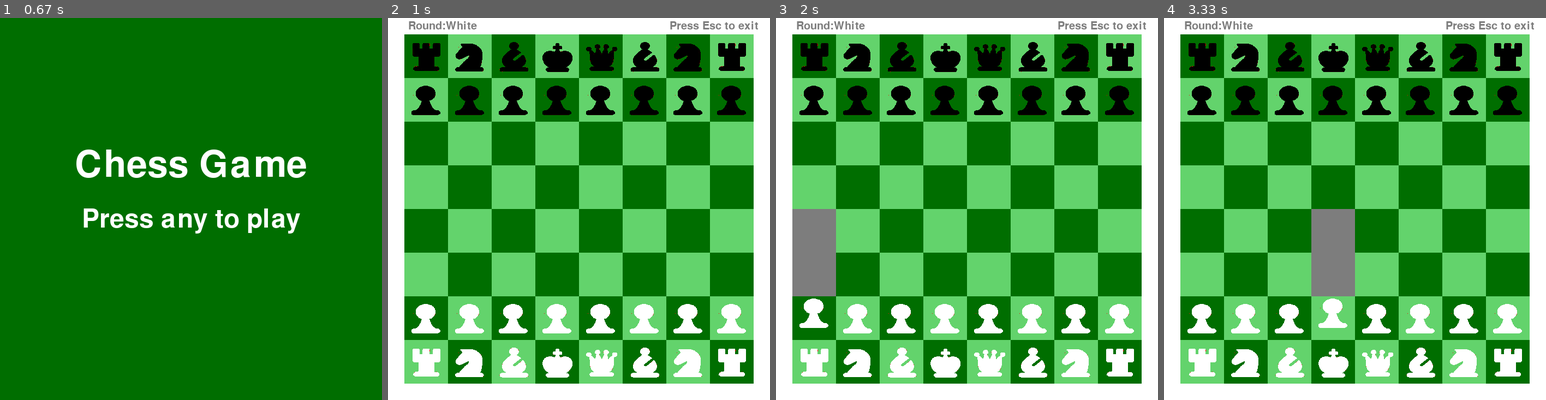
Above: before the commit, frames 1-4 (left to right).
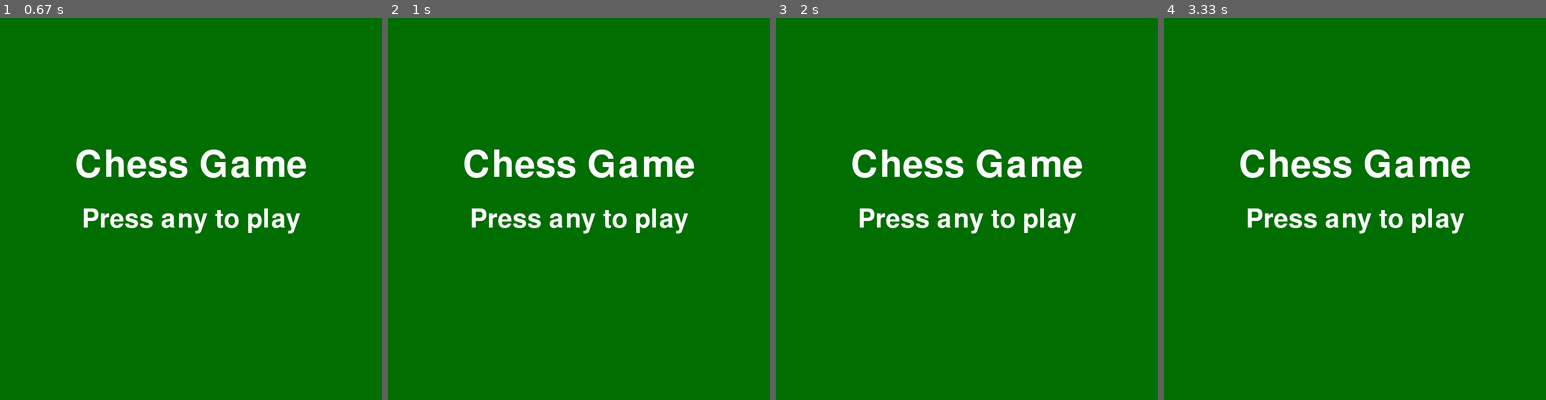
Above: after the commit, the same moments.

Repository: MingMinNa/Chess-game-pygame-
Game: pygame game, started from main.py
The game is run twice, just before and just after one commit, with the same random seed, the same clock (stepped at 60 frames per second) and the same inputs.
Inputs (mouse positions are in pixels of both pictures, inside the frame that each line leads up to):
- Up to frame 1 (0.67 s): hold Esc from 0.33 s (still down)
- Up to frame 2 (1 s): release Esc at 0.87 s
- Up to frame 3 (2 s): click (856, 361) at 1.03 s; move the mouse to (863, 189) at 1.3 s; click (863, 189) at 1.35 s; click (814, 319) at 1.68 s; move the mouse to (970, 90) at 1.97 s
- Up to frame 4 (3.33 s): click (1358, 90) at 2.02 s; click (1332, 361) at 2.35 s; move the mouse to (1324, 186) at 2.63 s; click (1324, 186) at 2.68 s; click (1332, 319) at 3.02 s; move the mouse to (1316, 212) at 3.3 s

Frame 1 is identical in both runs. In frame 2, 66% of the frame differs, in the area x 0-100%, y 0-100%; in frame 3, 67%; in frame 4, 67%.

Commit message:
final version

Diff:
--- a/main.py
+++ b/main.py
@@ -33,6 +33,22 @@
 
 
 
+# initial_panel, press any to play game
+def screen_init() -> bool:
+    screen.fill(GREEN)
+    screen_draw_text(screen, "Chess Game", WIDTH // 2, HEIGHT // 2 - 80, 100, WHITE)
+    screen_draw_text(screen, "Press any to play", WIDTH // 2, HEIGHT // 2 + 20, 70, WHITE)
+    pygame.display.update()
+
+    while True: # waiting
+        clock.tick(FPS)
+        for event in pygame.event.get():
+            if event.type == pygame.QUIT:
+                return True
+            elif event.type == pygame.KEYUP and event.key != pygame.K_ESCAPE:
+                return False
+
+
 # When chess game start, initialize all the variable
 def game_init() -> None:
     # chessboard spawn ("cells" is a List)
@@ -48,13 +64,6 @@
     enemy_attack_area = []
     current_move = "White"
 
-
-# When you put the chessman down, this function will work
-def renew_choice():
-    global choice, move_area
-    move_area.clear()
-    choice = -1
-
 # When you haven't chosen the chessman, this function will be called first.
 # and it will return whether you pick the chessman
 # True: you pick the chessman => variable "choice" is the chessman index in black(white)_chess and "move_area" will be updated
@@ -71,8 +80,15 @@
             move_area = ret
             choice = existing_chess[current_move].index(chess)
 
+
+# When you put the chessman down, this function will work
+def renew_choice():
+    global choice, move_area
+    move_area.clear()
+    choice = -1
+
 # If you choose the next moval and the position is enemy, then remove the enemy from black(white)_chess and kill sprite
-def killEnemy(current_move:str, move_area:Tuple[int], mouse_cell_pos:Tuple[int]) -> None:
+def killEnemy(current_move:str, mouse_cell_pos:Tuple[int]) -> None:
     global existing_chess
     enemy_color = "Black" if current_move == "White" else "White"
 
@@ -97,7 +113,6 @@
 
     raise Exception("enemy_idx Error")
 
-
 # calculate the enemy attack area so that the king can't choose those cells to kill itself
 def calculate_EnemyAttackArea(enemy_attack_area:list[Tuple[int]], existing_chess:Mapping[str, list["Chesspiece"]], current_move:str, cells: Sequence["BoardCell"]) -> None:
     enemy_attack_area.clear()
@@ -131,7 +146,6 @@
     if kingPos == (-1, -1) or kingPos not in enemy_attack_area:
         return False
     return True
-
 
 # When you move king, check whether your choice is Castling. If yes, move the Rook, or nothing happen
 def checkCastlingClick( existing_chess: Mapping[str, Sequence["Chesspiece"]], cells:Sequence["BoardCell"], mouse_cell_pos:Tuple[int]) -> None:
@@ -195,21 +209,6 @@
             elif event.type == pygame.KEYUP:
                 return
 
-# initial_panel, press any to play game
-def init_screen() -> bool:
-    screen.fill(GREEN)
-    screen_draw_text(screen, "Chess Game", WIDTH // 2, HEIGHT // 2 - 80, 100, WHITE)
-    screen_draw_text(screen, "Press any to play", WIDTH // 2, HEIGHT // 2 + 20, 70, WHITE)
-    pygame.display.update()
-
-    while True: # waiting
-        clock.tick(FPS)
-        for event in pygame.event.get():
-            if event.type == pygame.QUIT:
-                return True
-            elif event.type == pygame.KEYUP:
-                return False
-
 def screen_draw_text(screen:"pygame.Surface", text:str, center_x:int, center_y:int, fontSize:int, Fontcolor:Tuple[int]) -> None:
     font = pygame.font.Font(None, fontSize)
     text_surface = font.render(f"{text}", True, Fontcolor)
@@ -220,7 +219,7 @@
 while running:
     clock.tick(FPS)
     if init is True:
-        close = init_screen()
+        close = screen_init()
         if close:break
         game_init() # game start
         init = False
@@ -241,7 +240,7 @@
                     if  existing_chess[current_move][choice].en_passant >= 0 and \
                         abs(cell_x - pawn_cell_x) == 1 and \
                         cells[cell_x  + CELL_Col_Cnt * cell_y].state == CELL_STATE["Nothing"]:
-                        killEnemy(current_move, move_area, (cell_x, cell_y + 1))
+                        killEnemy(current_move,(cell_x, cell_y + 1))
                         if running is False: break
                         elif init is True : continue
                     # The second case: first step (move 2 cell) => then we set the left(right) enemy pawn en_passant (if any)
@@ -254,7 +253,7 @@
 
                  # If the cell you click has enemy, kill it
                 if cells[cell_x + cell_y * CELL_Col_Cnt].state != CELL_STATE["Nothing"]:
-                    killEnemy(current_move, move_area, (cell_x, cell_y))
+                    killEnemy(current_move, (cell_x, cell_y))
                     # When promotion and kill King occur at the same time, it will show
                     # game end text ("Player {} is winner") and promotion panel.
                     # Therefore, check whether the game is end (init is True) before showing the promotion panel
Not shown, changed: README.md
Binary file changed: img/Display_img/display_board.png
Binary file changed: img/Display_img/display_play2.png
